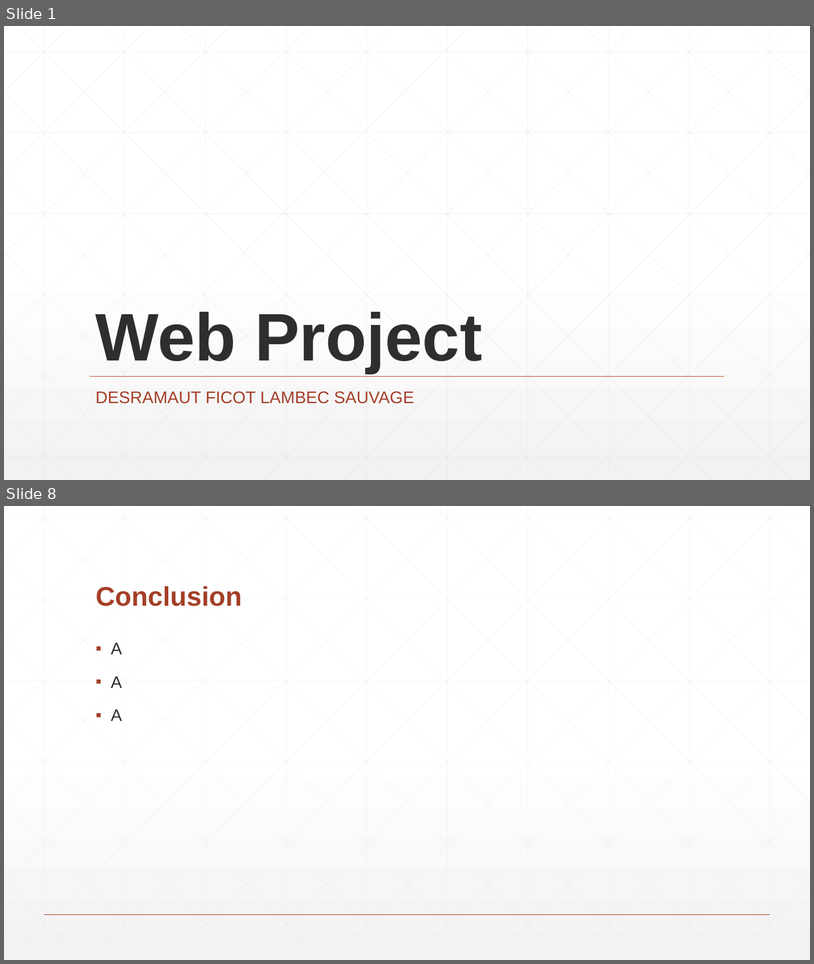
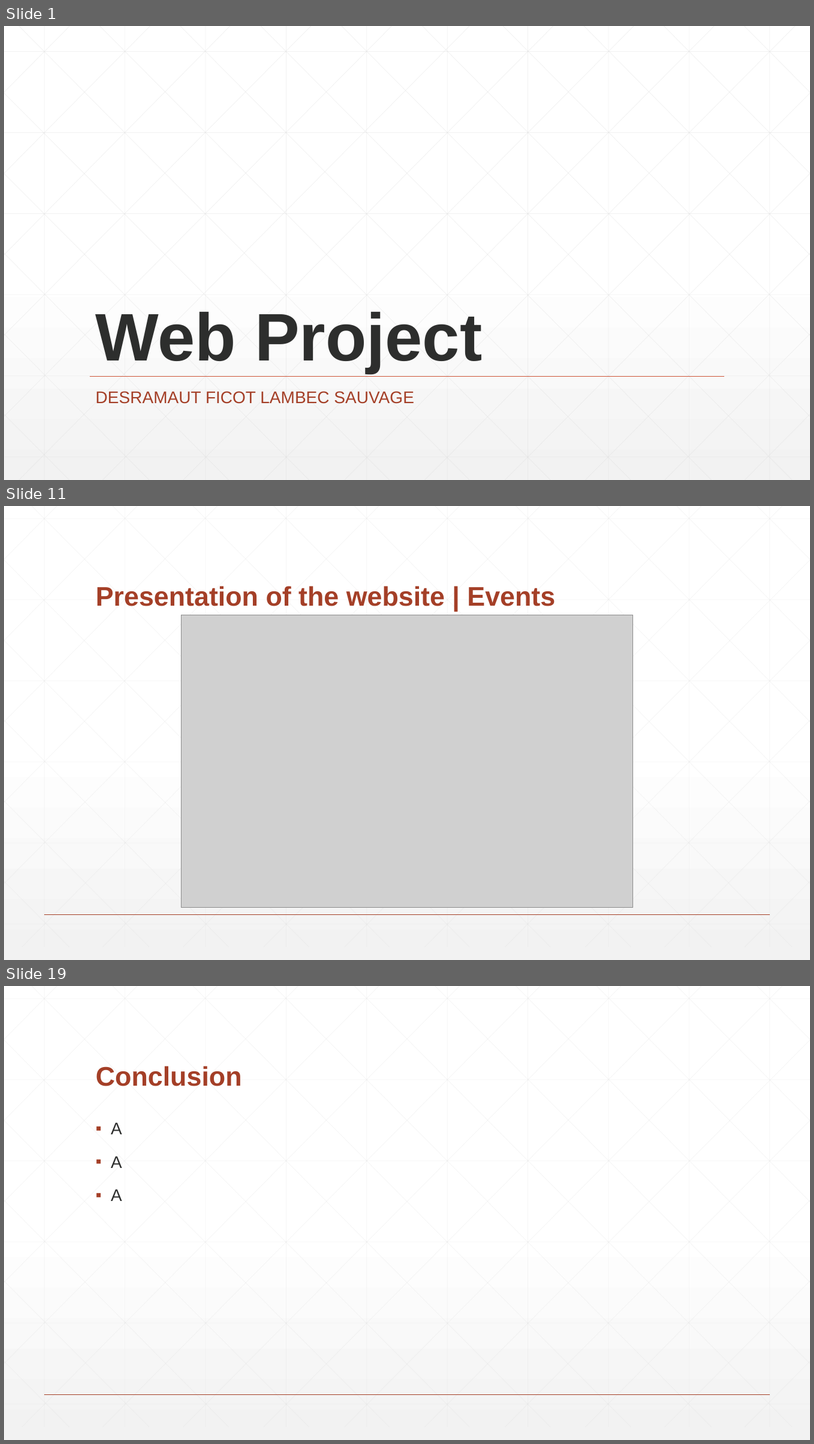
Before and after one commit to PaulFICOT/CESI_A2_Web_G2, a slide deck: Présentation/Web Project.pptx. Shown one above the other, each under a label of ours: slides 1 and 8 before the commit, slides 1, 11 and 19 after it; the slides between them are not shown. The pictures are 814x964 and 814x1444 pixels, drawn with LibreOffice and Linux fonts; fonts in the diff are those of the drawing; grey boxes stand for pictures. Boxes give left, top, right and bottom in pixels: in the first picture for what was removed or moved away, otherwise in the second. Text is boxed around its words. In the diff, an @@ line names an element or a change of style, - is before the commit and + after.

```diff
--- a/Présentation/Web Project.pptx
+++ b/Présentation/Web Project.pptx
@@ slide 11 added at box(4, 506, 810, 960), background gradient #FFFFFF to #F2F2F2; not listed: 47 template elements that a slide beside it also shows @@
@@ title added at box(96, 586, 555, 606), 32 pt, text #A43F27, bold @@
+Presentation of the website | Events
@@ picture added at box(181, 615, 633, 907) @@
@@ what was slide 8 is now slide 19 @@
```
Also in this commit, not shown: 4 slides changed, 10 other slides added, 4 other files.
